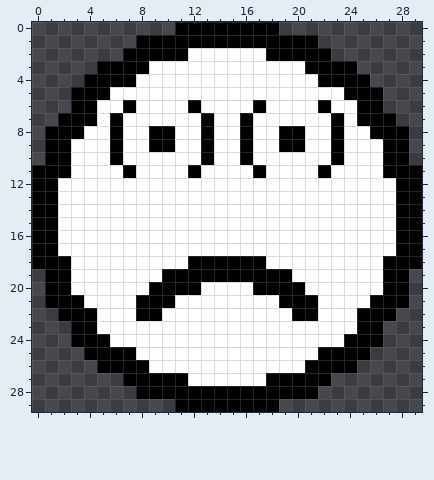
Two versions of one pixel-art file, SourceFiles/HappinessMoodles.aseprite. This is how it looked before the edit.
30x30 pixels, 1 frame. Colours within 5 levels of each other are drawn and written as one.
The same view after the edit:
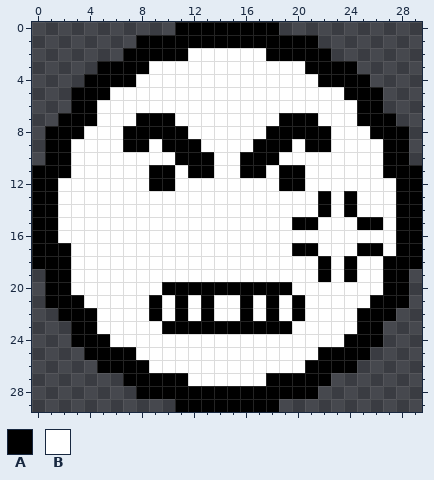
Palette (. is transparent): A #000000  B #ffffff
Change:
layer "Blissful" now shown
layer "Happy" now shown
layer "Neutral" now shown
layer "Angry" added
Layer "Angry":
Colour B gives way to colour A in row 7 at x 8 to 10 and 19 to 21; in row 8 at x 7 to 8, 11, 18 and 21 to 22; in row 9 at x 7 to 8, 11 to 12, 17 to 18 and 21 to 22; in row 10 at x 11 to 12 and 17 to 18; in row 11 at x 9 to 10, 13, 16 and 19 to 20; in row 12 at x 9 to 10 and 19 to 20.
Colour B gives way to colour A in rows 13 to 14 at x 22 and 24; in row 15 at x 20 to 21 and 25 to 26; in row 17 at x 2, 20 to 21 and 25 to 26; in rows 18 to 19 at x 22 and 24; in row 20 at x 13 to 16; in rows 21 to 22 at x 11, 13, 16 and 18.
Colour B gives way to colour A in row 23 at x 10 to 19.
Colour A gives way to colour B in row 6 at x 7, 12, 17 and 22; in rows 7 to 8 at x 6, 13, 16 and 23; in row 9 at x 6, 9, 13, 16, 20 and 23; in row 10 at x 6 and 23; in row 11 at x 7 and 22; in row 18 at x 12 to 17.
Colour A gives way to colour B in row 19 at x 10 to 19; in row 20 at x 9 and 20; in row 21 at x 8, 10, 19 and 21; in row 22 at x 8 and 21.
Changed places in both pictures, as pixel boxes (x1, y1, x2, y2):
changed: (110, 100, 383, 334)
changed: (58, 243, 71, 256)
